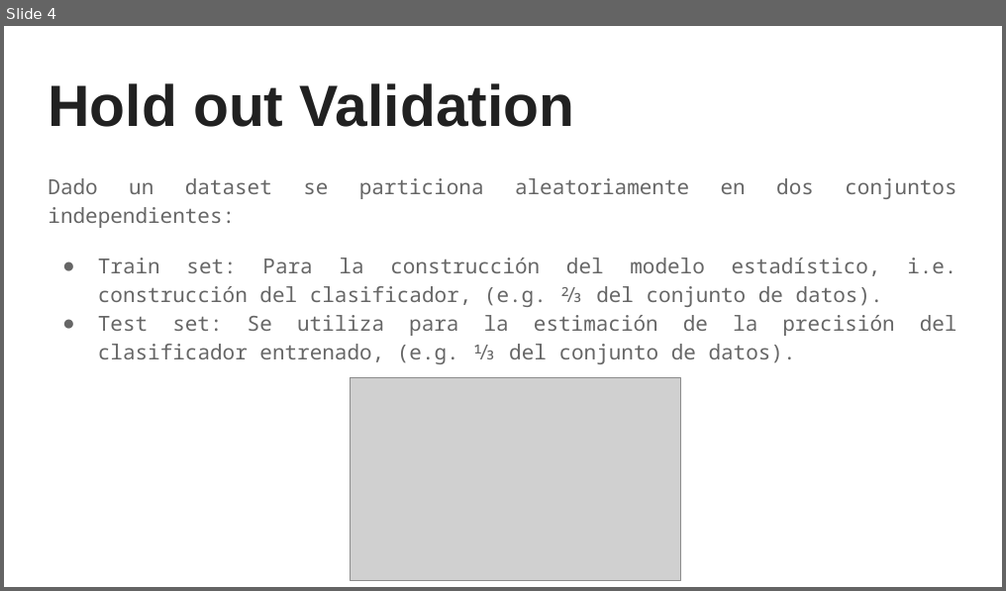
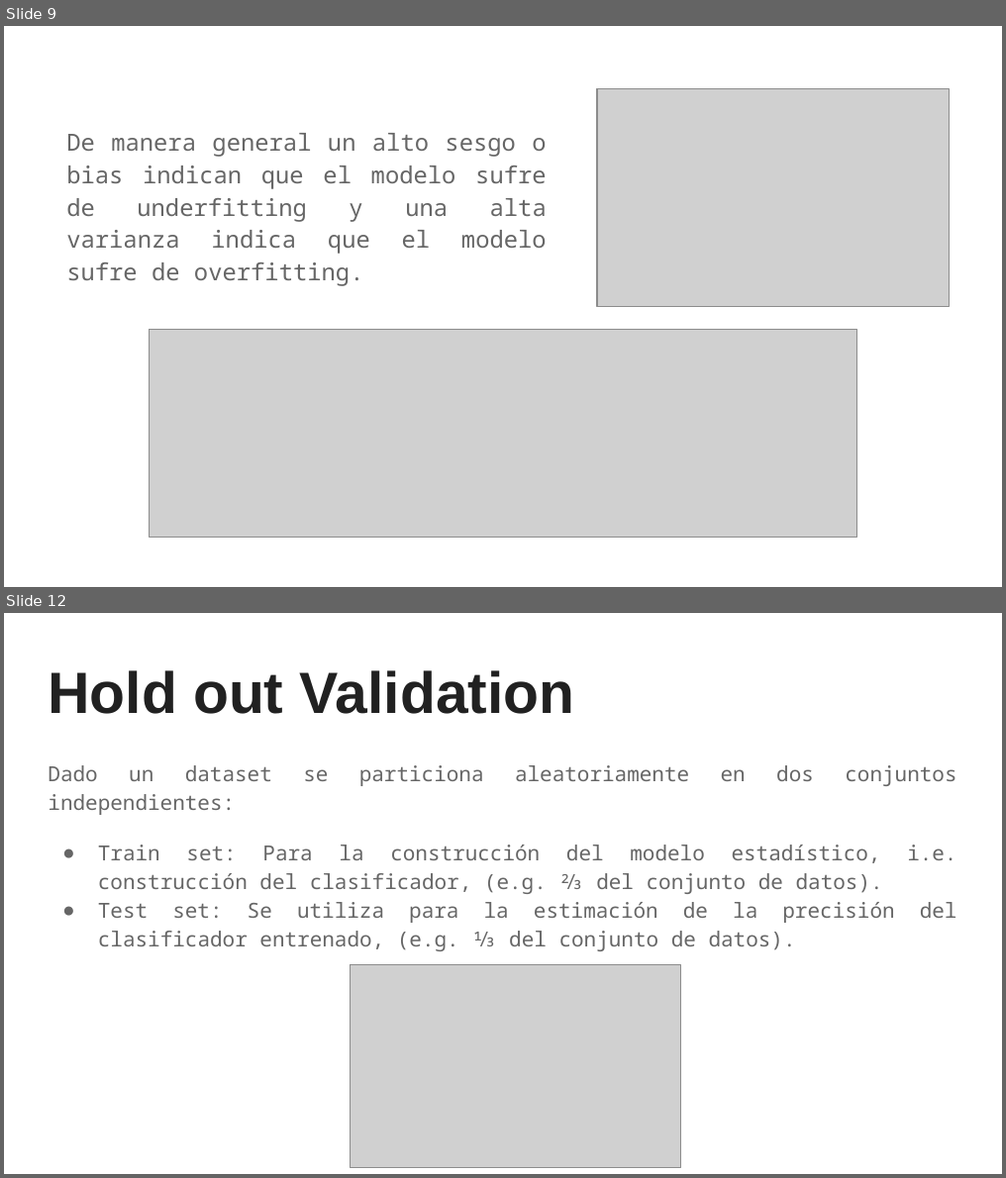
Before and after one commit to sainosmichelle/sainosmichelle.github.io, a slide deck: assets/files/Tema3/3. Técnicas de validación.pptx. Shown one above the other, each under a label of ours: slide 4 before the commit, slides 9 and 12 after it; the slides between them are not shown. The pictures are 1006x591 and 1006x1178 pixels, drawn with LibreOffice and Linux fonts; fonts in the diff are those of the drawing; grey boxes stand for pictures. Boxes give left, top, right and bottom in pixels: in the first picture for what was removed or moved away, otherwise in the second. Text is boxed around its words. In the diff, an @@ line names an element or a change of style, - is before the commit and + after.

```diff
--- a/assets/files/Tema3/3. Técnicas de validación.pptx
+++ b/assets/files/Tema3/3. Técnicas de validación.pptx
@@ slide 9 added at (4,26,1002,587), background #FFFFFF @@
@@ picture added at (597,89,949,307) @@
@@ text added at (66,133,547,286), 17 pt, text #666666 @@
+De manera general un alto sesgo o bias indican que el modelo sufre de underfitting y una alta varianza indica que el modelo sufre de overfitting.
@@ picture added at (149,329,856,538) @@
@@ what was slide 4 is now slide 12 @@
```
Also in this commit, not shown: 3 slides changed, 10 other slides added, 9 other files.
